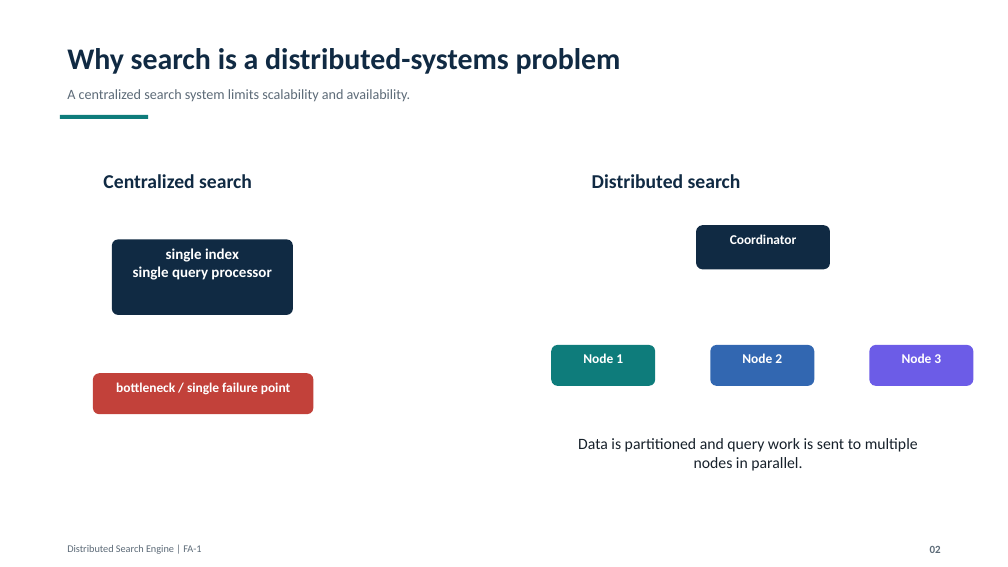
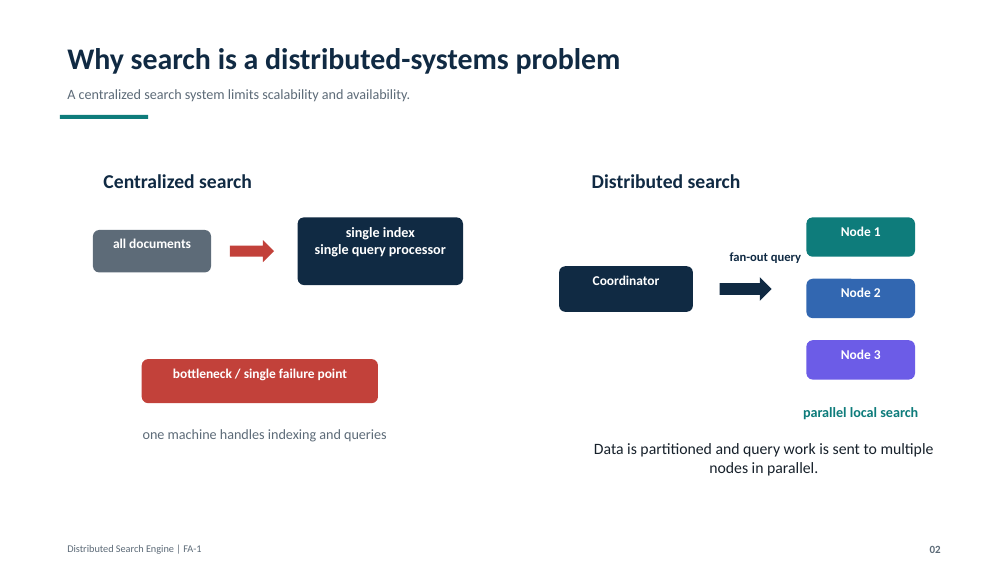
Before and after one commit to parth-darandale/ds-mini-project, a slide deck: slide 2 of Distributed_Search_Engine_FA1_Technical_Presentation.pptx. Drawn at 1008x567 pixels with LibreOffice and Linux fonts; fonts in the diff are those of the drawing. Boxes give left, top, right and bottom in pixels: in the first picture for what was removed or moved away, otherwise in the second. Text is boxed around its words. In the diff, an @@ line names an element or a change of style, - is before the commit and + after.

Commit message:
Improve deck flow arrows

```diff
--- a/Distributed_Search_Engine_FA1_Technical_Presentation.pptx
+++ b/Distributed_Search_Engine_FA1_Technical_Presentation.pptx
@@ rounded rectangle added at box(93, 230, 211, 272), fill #5D6B78, 12.8 pt, text #FFFFFF, bold @@
+all documents
@@ rounded rectangle "single index": place and size @@
-rounded rectangle "single index" at box(112, 240, 293, 315)
+rounded rectangle "single index" at box(298, 218, 464, 286)
@@ rounded rectangle "single index" at box(298, 218, 464, 286): size 14.2 to 13.5 pt; proportions changed @@
@@ proportions changed in 5 elements at box(807, 340, 916, 380), box(142, 359, 378, 403), box(560, 266, 693, 312), box(807, 279, 916, 318), box(807, 218, 916, 257) @@
@@ rounded rectangle "Node 1": place and size @@
-rounded rectangle "Node 1" at box(551, 345, 656, 386)
+rounded rectangle "Node 1" at box(807, 218, 916, 257)
@@ right arrow added at box(230, 240, 274, 262), fill #C2413A @@
@@ rounded rectangle "Coordinator": place and size @@
-rounded rectangle "Coordinator" at box(696, 225, 830, 269)
+rounded rectangle "Coordinator" at box(560, 266, 693, 312)
@@ text added at box(730, 252, 801, 263), 12 pt, text #102A43, bold @@
+fan-out query
@@ right arrow added at box(720, 278, 772, 301), fill #102A43 @@
@@ rounded rectangle "Node 2": place and size @@
-rounded rectangle "Node 2" at box(711, 345, 815, 386)
+rounded rectangle "Node 2" at box(807, 279, 916, 318)
@@ rounded rectangle "bottleneck / single failure point": place and size @@
-rounded rectangle "bottleneck / single failure point" at box(93, 374, 314, 414)
+rounded rectangle "bottleneck / single failure point" at box(142, 359, 378, 403)
@@ rounded rectangle "Node 3": place and size @@
-rounded rectangle "Node 3" at box(870, 345, 974, 386)
+rounded rectangle "Node 3" at box(807, 340, 916, 380)
@@ text added at box(803, 407, 918, 420), 13.5 pt, text #0E7C7B, bold @@
+parallel local search
@@ text added at box(143, 429, 387, 442), 13.5 pt, text #5D6B78 @@
+one machine handles indexing and queries
@@ text "Data is partitioned and query ...": place and size @@
-text "Data is partitioned and query ..." at box(578, 438, 918, 471)
+text "Data is partitioned and query ..." at box(594, 443, 934, 476)
```
Also in this commit, not shown: 2 other slides changed, 1 other file.
